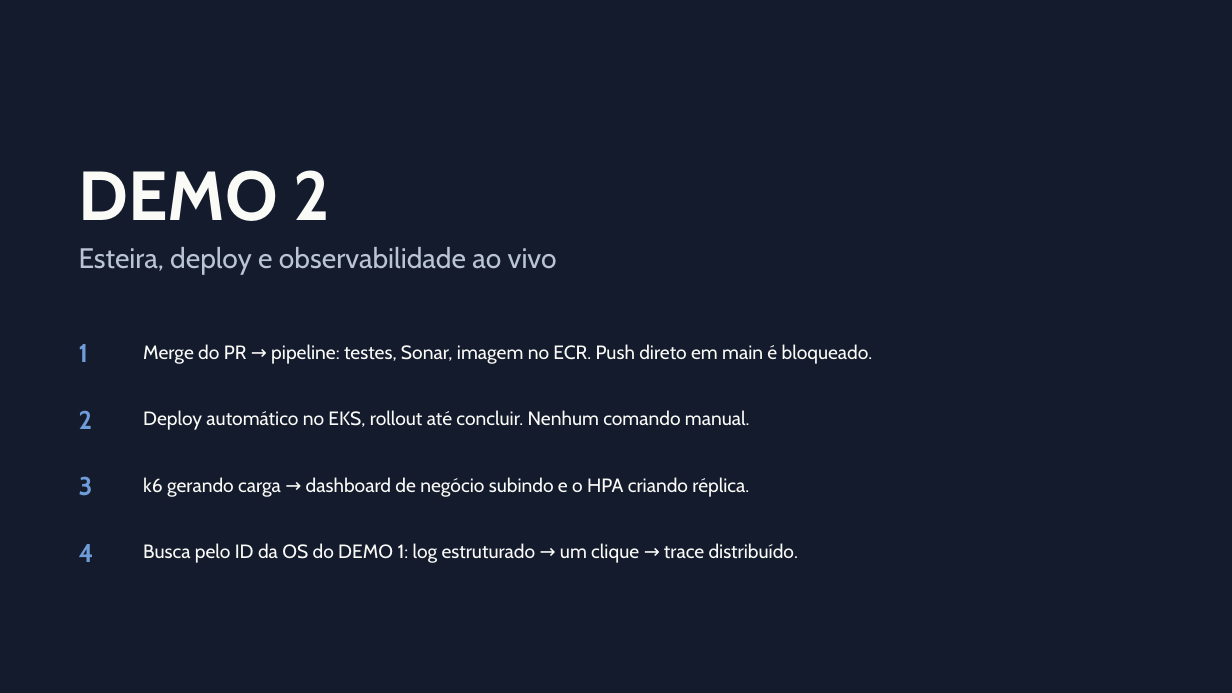
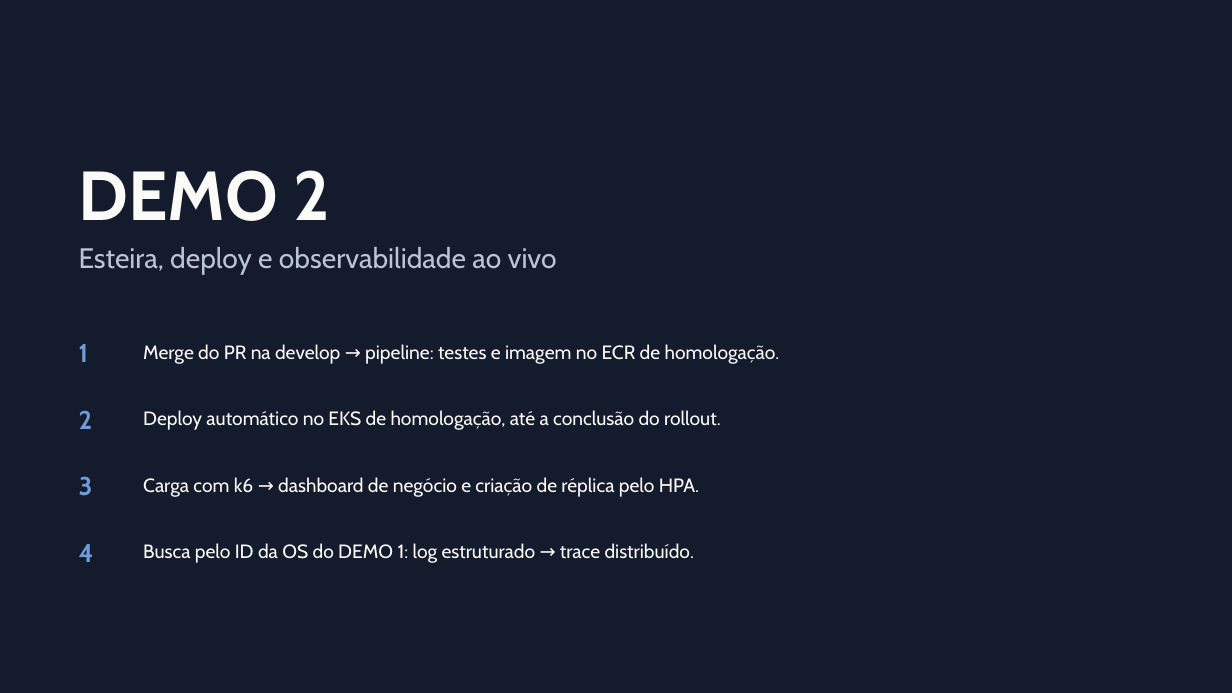
Before and after one commit to Guilherme-Fumagali/tech-challenge-1, a slide deck: slide 13 of docs/tech-challenge-3/apresentacao.pptx. Drawn at 1232x693 pixels with LibreOffice and Linux fonts; fonts in the diff are those of the drawing. Boxes give left, top, right and bottom in pixels: in the first picture for what was removed or moved away, otherwise in the second. Text is boxed around its words. In the diff, an @@ line names an element or a change of style, - is before the commit and + after.

```diff
--- a/docs/tech-challenge-3/apresentacao.pptx
+++ b/docs/tech-challenge-3/apresentacao.pptx
@@ text at (143, 344, 780, 363): text changed @@
-Merge do PR → pipeline: testes, Sonar, imagem no ECR. Push direto em main é bloqueado.
+Merge do PR na develop → pipeline: testes e imagem no ECR de homologação.
@@ text at (143, 410, 721, 430): text changed @@
-Deploy automático no EKS, rollout até concluir. Nenhum comando manual.
+Deploy automático no EKS de homologação, até a conclusão do rollout.
@@ text at (143, 477, 699, 496): text changed @@
-k6 gerando carga → dashboard de negócio subindo e o HPA criando réplica.
+Carga com k6 → dashboard de negócio e criação de réplica pelo HPA.
@@ text at (143, 543, 694, 563): text changed @@
-Busca pelo ID da OS do DEMO 1: log estruturado → um clique → trace distribuído.
+Busca pelo ID da OS do DEMO 1: log estruturado → trace distribuído.
```
Also in this commit, not shown: 13 other slides changed, 1 other file.
